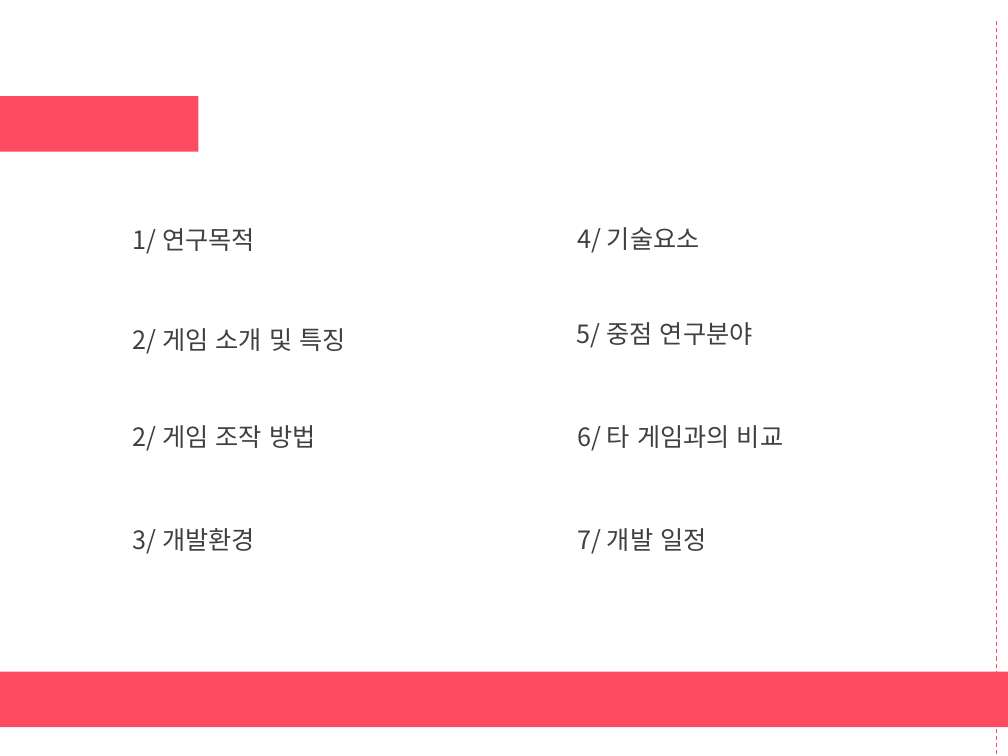
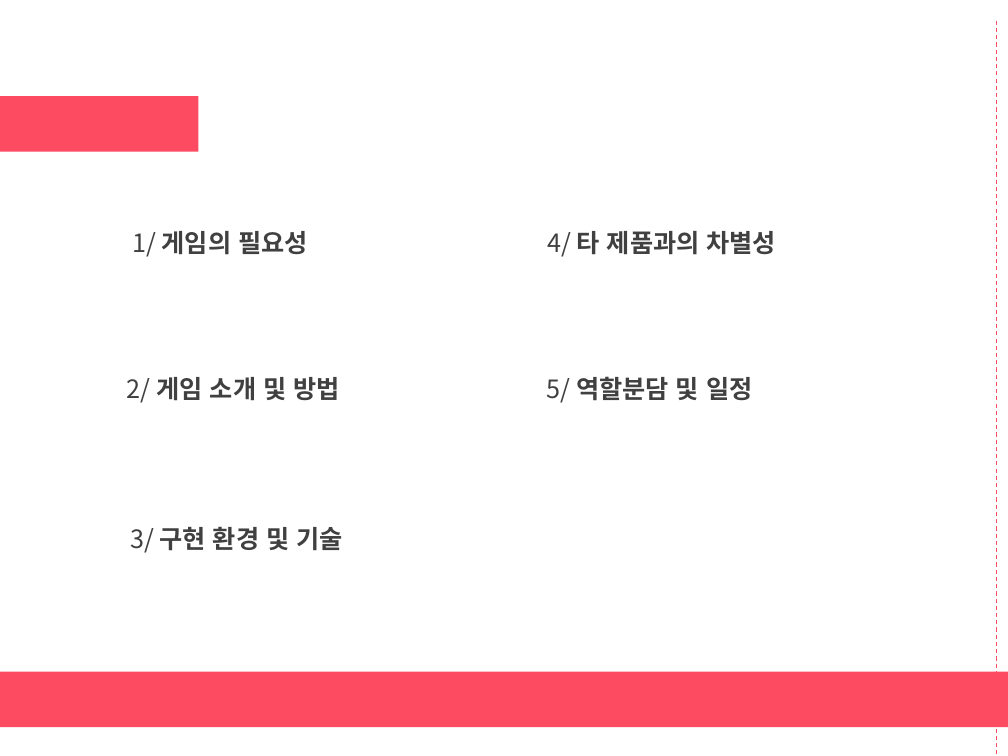
Before and after one commit to haeunjung/Team_Project, a slide deck: slide 2 of 기획문서/게임 제안서.pptx. Drawn at 1008x756 pixels with LibreOffice and Linux fonts; fonts in the diff are those of the drawing. Boxes give left, top, right and bottom in pixels: in the first picture for what was removed or moved away, otherwise in the second. Text is boxed around its words. In the diff, an @@ line names an element or a change of style, - is before the commit and + after.

Commit message:
12.14
목차, 게임의 차별성, 소개 수정

```diff
--- a/기획문서/게임 제안서.pptx
+++ b/기획문서/게임 제안서.pptx
@@ text at bbox=[132, 231, 308, 257]: text changed; bold on @@
-1/ 연구목적
+1/ 게임의 필요성
@@ text added at bbox=[547, 231, 777, 257], 18 pt, text #404040, bold @@
+4/ 타 제품과의 차별성
@@ text removed at bbox=[577, 227, 700, 253] @@
-4/ 기술요소
@@ text removed at bbox=[577, 322, 753, 348] @@
-5/ 중점 연구분야
@@ text at bbox=[127, 377, 339, 403]: text changed; bold on @@
-2/ 게임 소개 및 특징
+2/ 게임 소개 및 방법
@@ text added at bbox=[547, 376, 752, 403], 18 pt, text #404040, bold @@
+5/ 역할분담 및 일정
@@ text removed at bbox=[133, 425, 315, 451] @@
-2/ 게임 조작 방법
@@ text removed at bbox=[577, 425, 783, 451] @@
-6/ 타 게임과의 비교
@@ text at bbox=[130, 526, 343, 553]: text changed; bold on @@
-3/ 개발환경
+3/ 구현 환경 및 기술
@@ text removed at bbox=[577, 528, 706, 554] @@
-7/ 개발 일정
```
Also in this commit, not shown: 11 other slides changed, 2 slides added, 2 slides removed.
